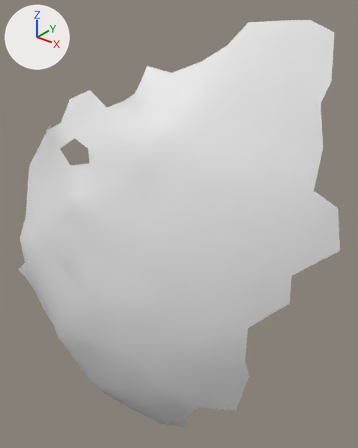
Two versions of the OBJ model res/final/onecam_fullvolume/12/cleanedup/FullVolium.000728.obj, one commit apart.
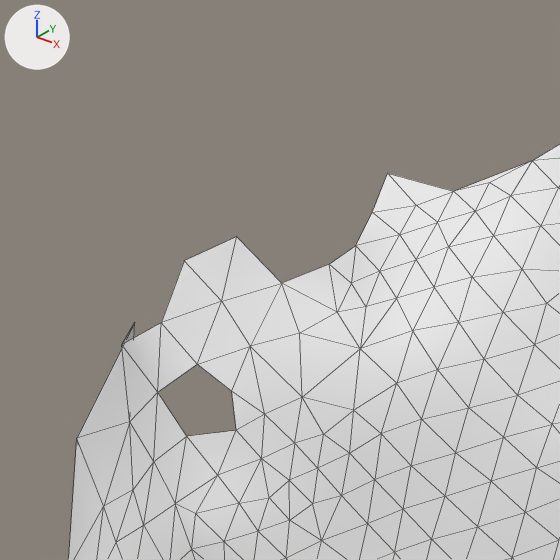
Old and new are each drawn whole from a 50 mm lens placed at (-681.1, -20.5, 1260.9), pointed at (-756.0, 73.1, 1202.9) and again close up on the part from 0% to 59% of the width and 0% to 47% of the height. Every picture has the same lights, and +X, +Y and +Z are marked at upper left. The close-ups show mesh edges as thin lines. Where no turn or scale is listed for an object, it has been applied to the vertices.

The scene before the commit, as lines of its bpy script (objects in view):
```python
me_fullvolium_000728 = bpy.data.meshes.new('FullVolium.000728')
me_fullvolium_000728.from_pydata(...)  # 493 vertices, 938 faces; spans x -807.4..-710.8, y 42.6..89.7, z 1138.1..1253.7
ob_fullvolium_000728 = bpy.data.objects.new('FullVolium.000728', me_fullvolium_000728)
ob_fullvolium_000728.location = (0.0, 0.0, 0.0)
```
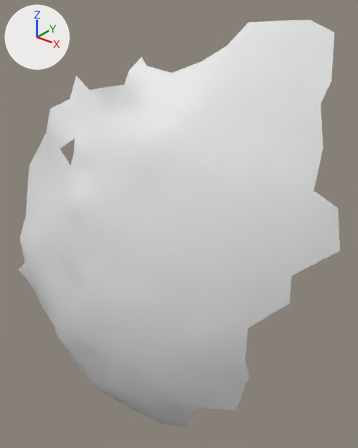
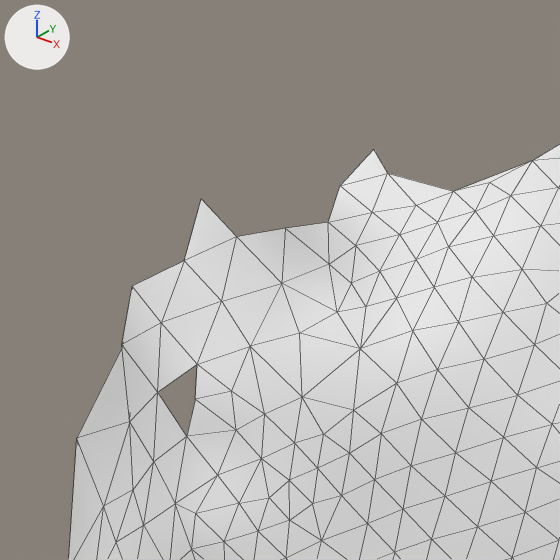
Pixel boxes (x1, y1, x2, y2) of what changed, in the close-ups (560 x 560 px):
```json
{"part": 1, "of": "me_fullvolium_000728", "change": "added", "after": [122, 150, 387, 436]}
```

Scene script edits in JSON lines:
```json
{"block": "me_fullvolium_000728", "where": "# used by ob_fullvolium_000728; location = (0.0, 0.0, 0.0)"}
{"op": "remove", "block": "me_fullvolium_000728", "code": "me_fullvolium_000728.from_pydata(...)  # 493 vertices, 938 faces; spans x -807.4..-710.8, y 42.6..89.7, z 1138.1..1253.7"}
{"op": "add", "block": "me_fullvolium_000728", "code": "me_fullvolium_000728.from_pydata(...)  # 500 vertices, 953 faces; spans x -807.4..-710.8, y 42.6..89.7, z 1138.1..1253.7"}
{"block": "me_fullvolium_000728", "change": "me_fullvolium_000728 part 1"}
{"block": "me_fullvolium_000728", "change": "7 vertices are added at x -781.9..-760.5, y 49.9..65.3, z 1226.3..1246.1"}
{"block": "me_fullvolium_000728", "change": "15 new faces join them"}
```
